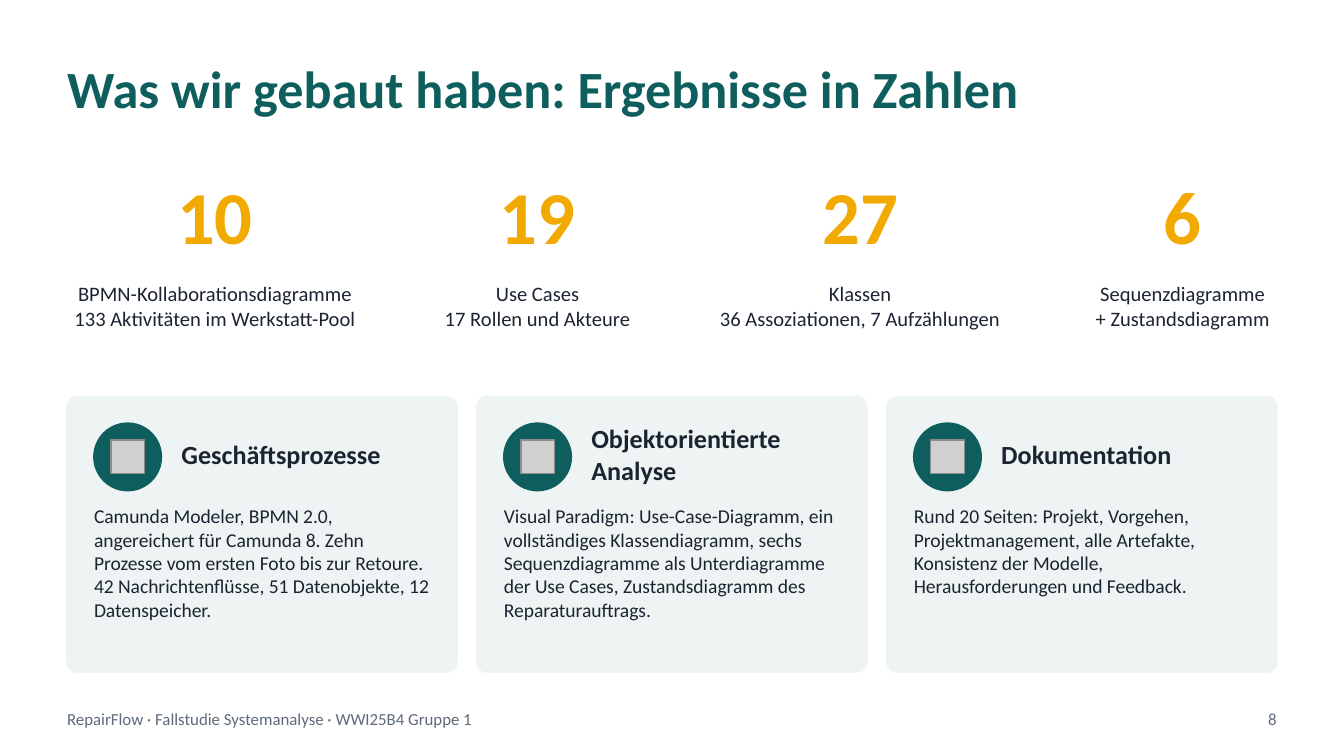
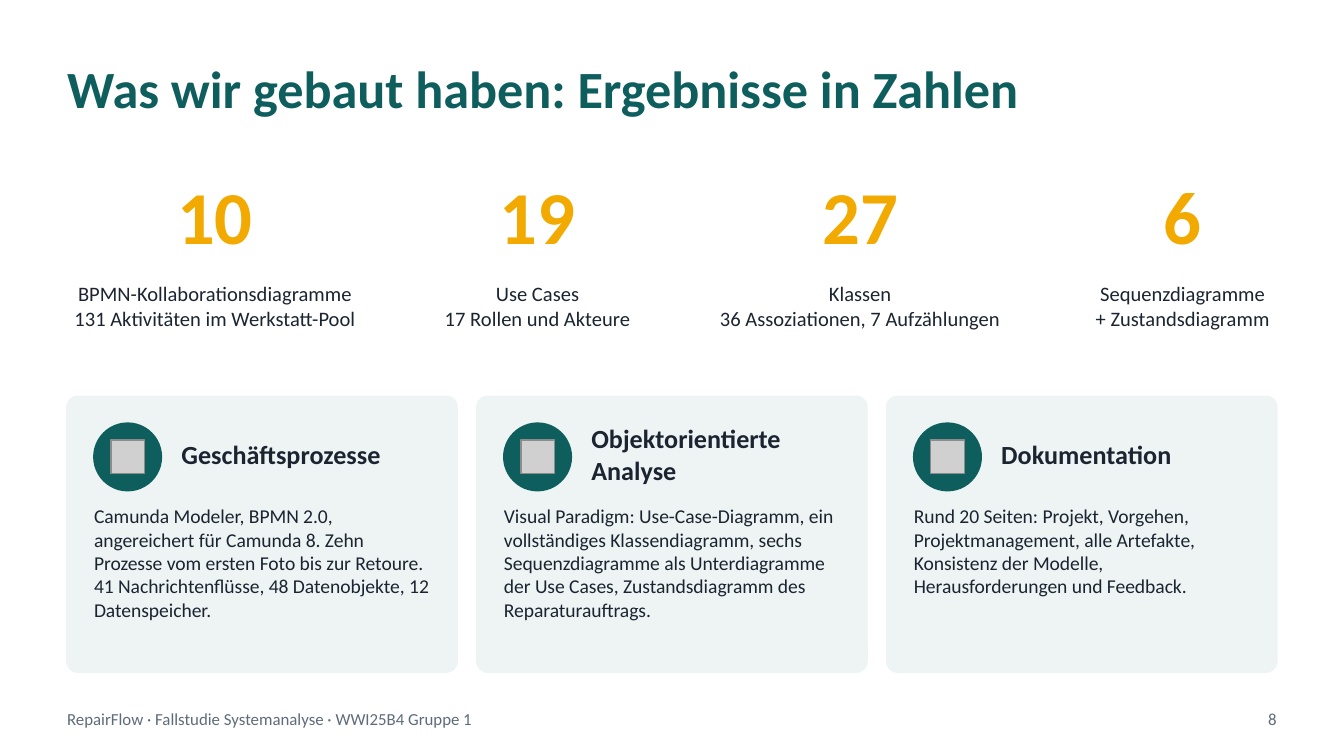
Before and after one commit to jakobschwan123-cmd/casestudy-semester-3, a slide deck: slide 9 of 4_praesentation/Abschlusspraesentation.pptx (slide 8 before the commit). Drawn at 1344x756 pixels with LibreOffice and Linux fonts; fonts in the diff are those of the drawing; grey boxes stand for pictures. Boxes give left, top, right and bottom in pixels: in the first picture for what was removed or moved away, otherwise in the second. Text is boxed around its words. In the diff, an @@ line names an element or a change of style, - is before the commit and + after.

```diff
--- a/4_praesentation/Abschlusspraesentation.pptx
+++ b/4_praesentation/Abschlusspraesentation.pptx
@@ text at [74, 311, 355, 326]: text changed @@
-133 Aktivitäten im Werkstatt-Pool
+131 Aktivitäten im Werkstatt-Pool
@@ text at [94, 509, 429, 620]: text changed @@
-Camunda Modeler, BPMN 2.0, angereichert für Camunda 8. Zehn Prozesse vom ersten Foto bis zur Retoure. 42 Nachrichtenflüsse, 51 Datenobjekte, 12 Datenspeicher.
+Camunda Modeler, BPMN 2.0, angereichert für Camunda 8. Zehn Prozesse vom ersten Foto bis zur Retoure. 41 Nachrichtenflüsse, 48 Datenobjekte, 12 Datenspeicher.
```
Also in this commit, not shown: 4 other slides changed, 1 slide added.
